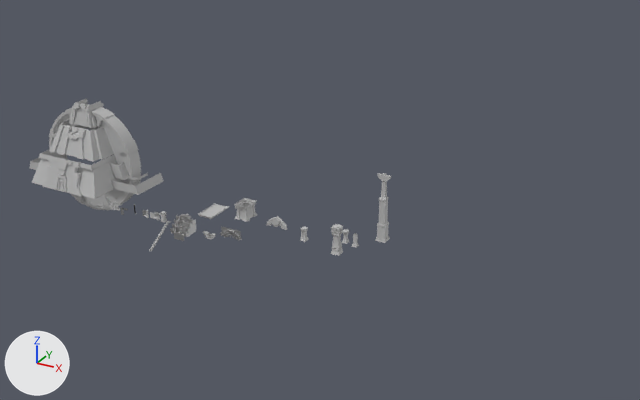
The Blender file Great Seal Recreation/Assets/Meshes/AllBlenderMeshes.blend, before and after one commit.
Before and after are seen from a camera (50 mm lens) standing at (245.0, -333.0, 188.0) and looking at (53.0, 17.0, 14.0). Every picture has the same lights, and +X, +Y and +Z are marked at lower left.

In view in the first picture: 'Arch0', 'Bridge0', 'BridgeSupport0', 'Column0', 'Column1', 'Column2', 'Column3', 'Column4', 'Column5', 'ColumnTop1', 'ColumnTop2', 'Grate0', 'Pyramid0', 'Pyramid0Ring0', 'Pyramid0Ring1', 'StairBricks0', 'Structure0', 'Totem0', 'Tympanum0', 'Wall0', 'WaterfallWall0'.
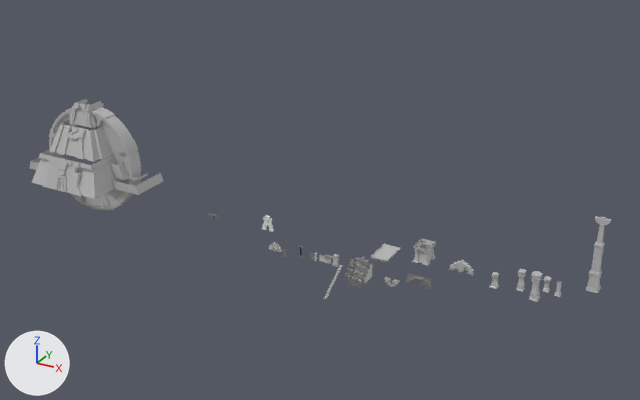
Location of each change, (x1, y1, x2, y2) in pixels of the pictures (640 x 400 px):
'WaterfallWall0', moved
    before: (170, 213, 196, 241)
    after: (345, 257, 373, 288)
'Column4', moved
    before: (375, 200, 390, 243)
    after: (586, 247, 603, 293)
'Structure0', moved
    before: (234, 198, 257, 222)
    after: (412, 238, 436, 266)
'Column3', moved
    before: (330, 224, 343, 256)
    after: (528, 271, 543, 302)
'Bridge0', moved
    before: (198, 203, 229, 219)
    after: (370, 243, 401, 262)
'Grate0', moved
    before: (220, 226, 242, 241)
    after: (406, 273, 432, 289)
'Arch0', moved
    before: (266, 216, 287, 230)
    after: (449, 260, 474, 276)
'Column5', moved
    before: (379, 180, 389, 202)
    after: (594, 224, 605, 248)
'StairBricks0', moved
    before: (149, 221, 170, 251)
    after: (324, 265, 343, 300)
'ColumnTop2', moved
    before: (378, 173, 391, 181)
    after: (595, 216, 611, 225)
'Column1', moved
    before: (351, 233, 359, 248)
    after: (554, 281, 562, 297)
'BridgeSupport0', moved
    before: (203, 231, 216, 239)
    after: (384, 277, 400, 287)
'Column7', added
    after: (516, 269, 527, 292)
'Tympanum0', moved
    before: (109, 202, 120, 211)
    after: (269, 242, 282, 252)
'Column2', moved
    before: (300, 230, 308, 242)
    after: (490, 277, 499, 289)
'Totem0', moved
    before: (160, 211, 167, 222)
    after: (332, 254, 340, 267)
'Doorway1', added
    after: (262, 215, 274, 232)
'Wall0', moved
    before: (150, 212, 159, 220)
    after: (319, 255, 329, 263)
'Column0', moved
    before: (342, 235, 349, 244)
    after: (542, 283, 550, 293)
'ColumnTop1', moved
    before: (300, 226, 308, 231)
    after: (492, 272, 499, 277)
'ColumnTop0', moved
    before: (342, 229, 349, 233)
    after: (544, 276, 551, 281)

Patch to the scene script:
```diff
--- a/Great Seal Recreation/Assets/Meshes/AllBlenderMeshes.blend.py
+++ b/Great Seal Recreation/Assets/Meshes/AllBlenderMeshes.blend.py
@@ ob_arch0 @@
 ob_arch0 = bpy.data.objects.new('Arch0', me_mesh_039)
-ob_arch0.location = (29.8, 13.3, -2.7)
+ob_arch0.location = (128.5, 13.3, -2.7)
 ob_arch0.rotation_euler = (1.571, 0.0, 0.0)  # degrees (90, 0, 0)
@@ ob_tympanum0 @@
 ob_tympanum0 = bpy.data.objects.new('Tympanum0', me_mesh_040)
-ob_tympanum0.location = (-54.2, -12.5, -2.7)
+ob_tympanum0.location = (44.5, -12.5, -2.7)
 ob_tympanum0.rotation_euler = (1.571, 0.0, 0.0)  # degrees (90, 0, 0)
@@ ob_columntop0 @@
 ob_columntop0 = bpy.data.objects.new('ColumnTop0', me_mesh_044)
-ob_columntop0.location = (69.0, 13.3, 1.4)
+ob_columntop0.location = (167.8, 13.3, 1.4)
 ob_columntop0.rotation_euler = (1.571, 0.0, 0.0)  # degrees (90, 0, 0)
@@ ob_column0 @@
 ob_column0 = bpy.data.objects.new('Column0', me_mesh_046)
-ob_column0.location = (69.0, 13.3, -4.1)
+ob_column0.location = (167.8, 13.3, -4.1)
 ob_column0.rotation_euler = (1.571, 0.0, 0.0)  # degrees (90, 0, 0)
@@ ob_column1 @@
 ob_column1 = bpy.data.objects.new('Column1', me_mesh_047)
-ob_column1.location = (74.2, 13.3, -4.9)
+ob_column1.location = (173.0, 13.3, -4.9)
 ob_column1.rotation_euler = (1.571, 0.0, 0.0)  # degrees (90, 0, 0)
@@ ob_column3 @@
 ob_column3 = bpy.data.objects.new('Column3', me_mesh_048)
-ob_column3.location = (64.2, 13.3, 1.8)
+ob_column3.location = (163.0, 13.3, 1.8)
 ob_column3.rotation_euler = (1.571, 0.0, 0.0)  # degrees (90, 0, 0)
@@ ob_column5 @@
 ob_column5 = bpy.data.objects.new('Column5', me_mesh_049)
-ob_column5.location = (88.6, 13.3, 22.2)
+ob_column5.location = (187.3, 13.3, 22.2)
 ob_column5.rotation_euler = (1.571, 0.0, 0.0)  # degrees (90, 0, 0)
@@ ob_columntop2 @@
 ob_columntop2 = bpy.data.objects.new('ColumnTop2', me_mesh_050)
-ob_columntop2.location = (88.6, 13.3, 32.7)
+ob_columntop2.location = (187.3, 13.3, 32.7)
 ob_columntop2.rotation_euler = (1.571, 0.0, 0.0)  # degrees (90, 0, 0)
@@ ob_column4 @@
 ob_column4 = bpy.data.objects.new('Column4', me_mesh_051)
-ob_column4.location = (88.6, 13.3, 1.8)
+ob_column4.location = (187.3, 13.3, 1.8)
 ob_column4.rotation_euler = (1.571, 0.0, 0.0)  # degrees (90, 0, 0)
@@ ob_structure0 @@
 ob_structure0 = bpy.data.objects.new('Structure0', me_mesh_052)
-ob_structure0.location = (11.3, 13.3, -2.7)
+ob_structure0.location = (110.0, 13.3, -2.7)
 ob_structure0.rotation_euler = (1.571, 0.0, 0.0)  # degrees (90, 0, 0)
@@ ob_columntop1 @@
 ob_columntop1 = bpy.data.objects.new('ColumnTop1', me_mesh_053)
-ob_columntop1.location = (45.7, 13.3, -2.8)
+ob_columntop1.location = (144.5, 13.3, -2.8)
 ob_columntop1.rotation_euler = (1.571, 0.0, 0.0)  # degrees (90, 0, 0)
@@ ob_column2 @@
 ob_column2 = bpy.data.objects.new('Column2', me_mesh_063)
-ob_column2.location = (45.7, 13.3, -8.4)
+ob_column2.location = (144.5, 13.3, -8.4)
 ob_column2.rotation_euler = (1.571, 0.0, 0.0)  # degrees (90, 0, 0)
@@ ob_waterfallwall0 @@
 ob_waterfallwall0 = bpy.data.objects.new('WaterfallWall0', me_mesh_066)
-ob_waterfallwall0.location = (-10.2, -12.5, -2.7)
+ob_waterfallwall0.location = (88.6, -12.5, -2.7)
@@ ob_totem0 @@
 ob_totem0 = bpy.data.objects.new('Totem0', me_mesh_072)
-ob_totem0.location = (-21.5, -12.5, -2.7)
+ob_totem0.location = (77.3, -12.5, -2.7)
@@ ob_wall0 @@
 ob_wall0 = bpy.data.objects.new('Wall0', me_mesh_074)
-ob_wall0.location = (-27.3, -12.5, -2.7)
+ob_wall0.location = (71.5, -12.5, -2.7)
@@ ob_bridgesupport0 @@
 ob_bridgesupport0 = bpy.data.objects.new('BridgeSupport0', me_mesh_083)
-ob_bridgesupport0.location = (6.6, -12.5, -2.7)
+ob_bridgesupport0.location = (105.4, -12.5, -2.7)
@@ ob_grate0 @@
 ob_grate0 = bpy.data.objects.new('Grate0', me_mesh_084)
-ob_grate0.location = (19.6, -12.5, -2.7)
+ob_grate0.location = (118.4, -12.5, -2.7)
@@ ob_bridge0 @@
 ob_bridge0 = bpy.data.objects.new('Bridge0', me_mesh_089)
-ob_bridge0.location = (-6.9, 10.3, -2.7)
+ob_bridge0.location = (91.9, 10.3, -2.7)
@@ ob_stairbricks0 @@
 ob_stairbricks0 = bpy.data.objects.new('StairBricks0', me_mesh_092)
-ob_stairbricks0.location = (-18.8, -12.9, -2.7)
+ob_stairbricks0.location = (79.9, -12.9, -2.7)
 ob_stairbricks0.rotation_euler = (1.571, 0.0, 0.0)  # degrees (90, 0, 0)
@@ ob_doorway1 @@
+ob_doorway1 = bpy.data.objects.new('Doorway1', me_plane_002)  # 52 vertices, 31 faces; spans x 0.0..3.17, y -1.36..0.0, z -0.12..7.64; modifiers MIRROR
+ob_doorway1.location = (33.2, 0.0, 0.0)
@@ ob_column7 @@
+ob_column7 = bpy.data.objects.new('Column7', me_mesh_001)  # 237 vertices, 212 faces; spans x -1.59..1.59, y -8.49..1.15, z -1.59..1.59; in mat_lambert2_008 (grey #bcbcbc)
+ob_column7.location = (156.4, 13.3, 1.8)
+ob_column7.rotation_euler = (1.571, 0.0, 0.0)  # degrees (90, 0, 0)
```
